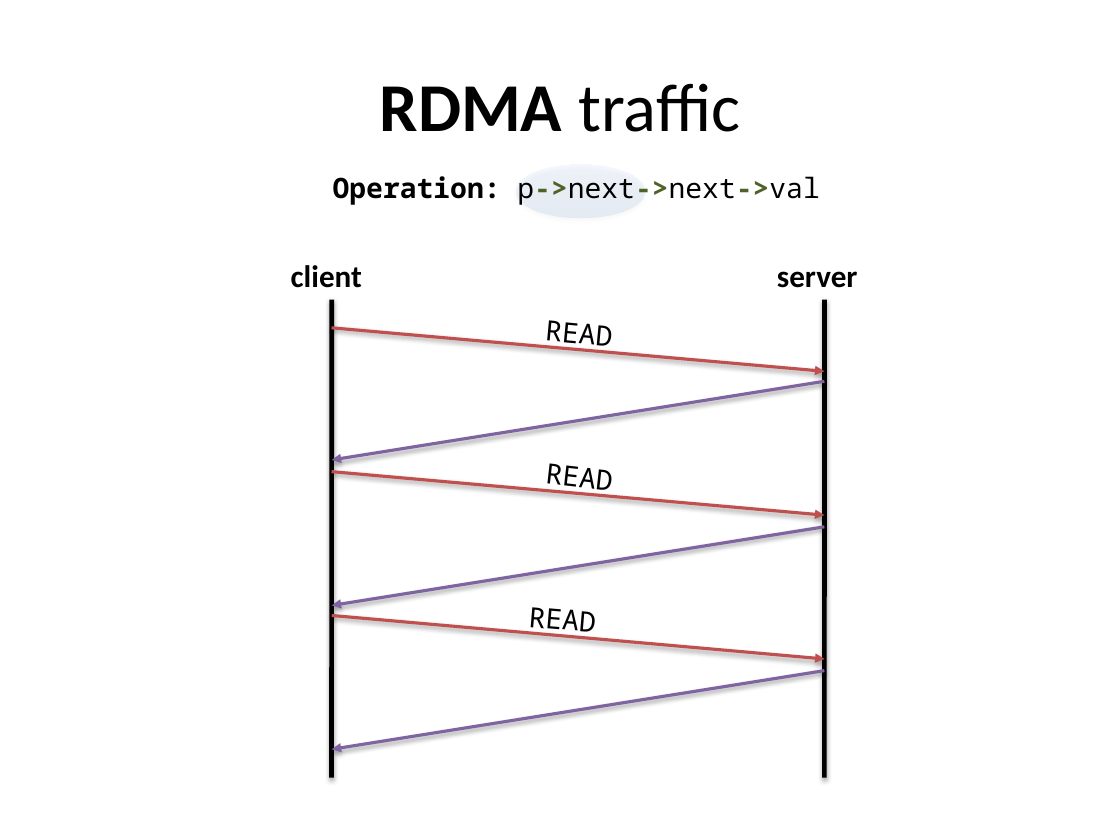
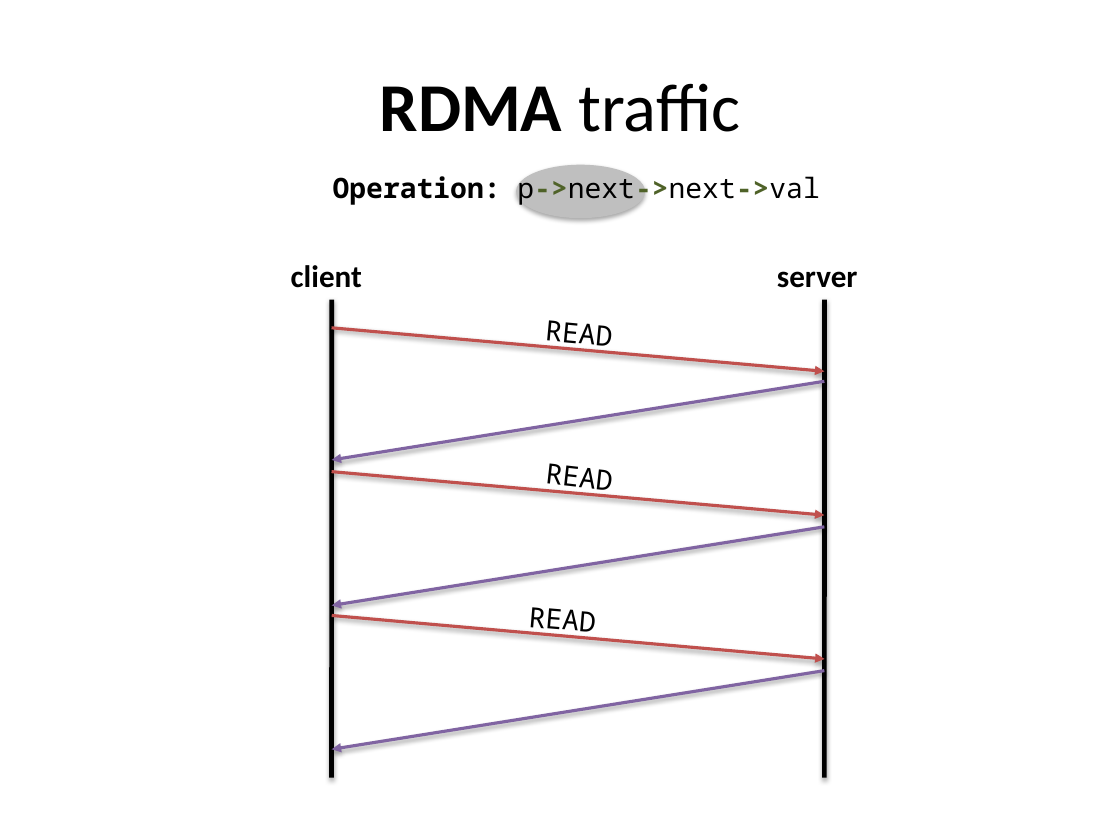
Before and after one commit to madananshul/ActiveRDMA, a slide deck: slide 4 of doc/presentation/presentation.pptx. Drawn at 1120x840 pixels with LibreOffice and Linux fonts; fonts in the diff are those of the drawing. Boxes give left, top, right and bottom in pixels: in the first picture for what was removed or moved away, otherwise in the second. Text is boxed around its words. In the diff, an @@ line names an element or a change of style, - is before the commit and + after.

```diff
--- a/doc/presentation/presentation.pptx
+++ b/doc/presentation/presentation.pptx
@@ ellipse at [516, 165, 645, 218]: fill gradient #3F80CE to #A4C4FF to #BFBFBF @@
```
Also in this commit, not shown: 17 other slides changed, 1 other file.
